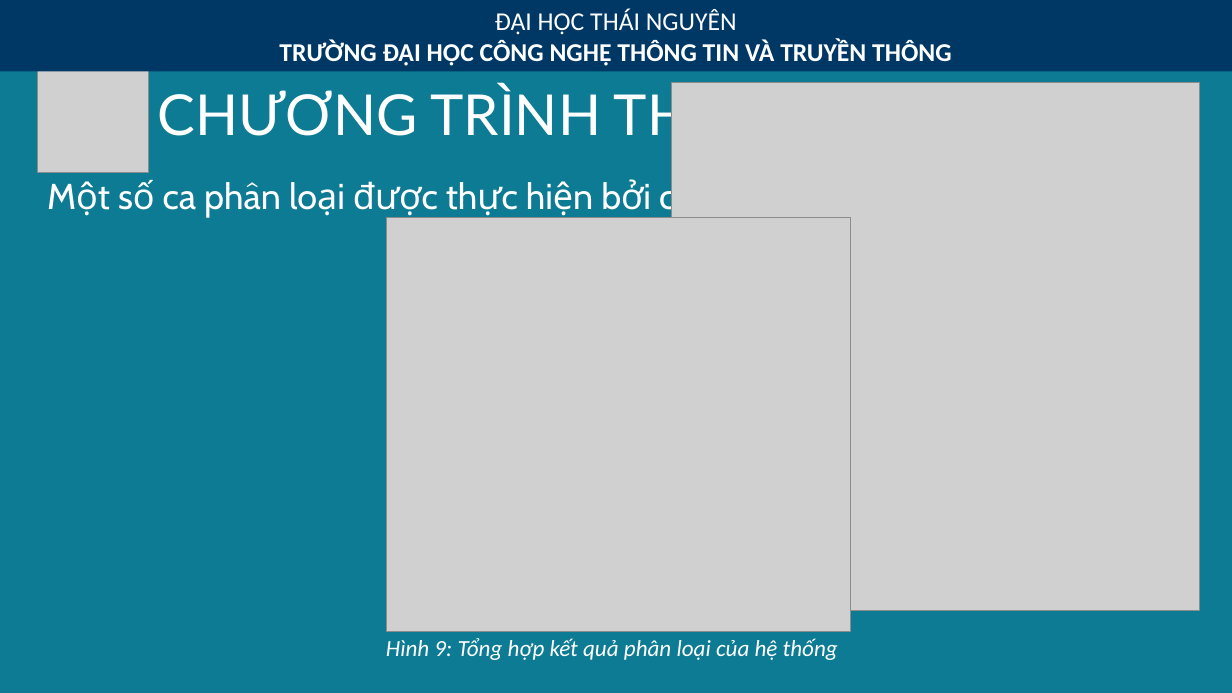
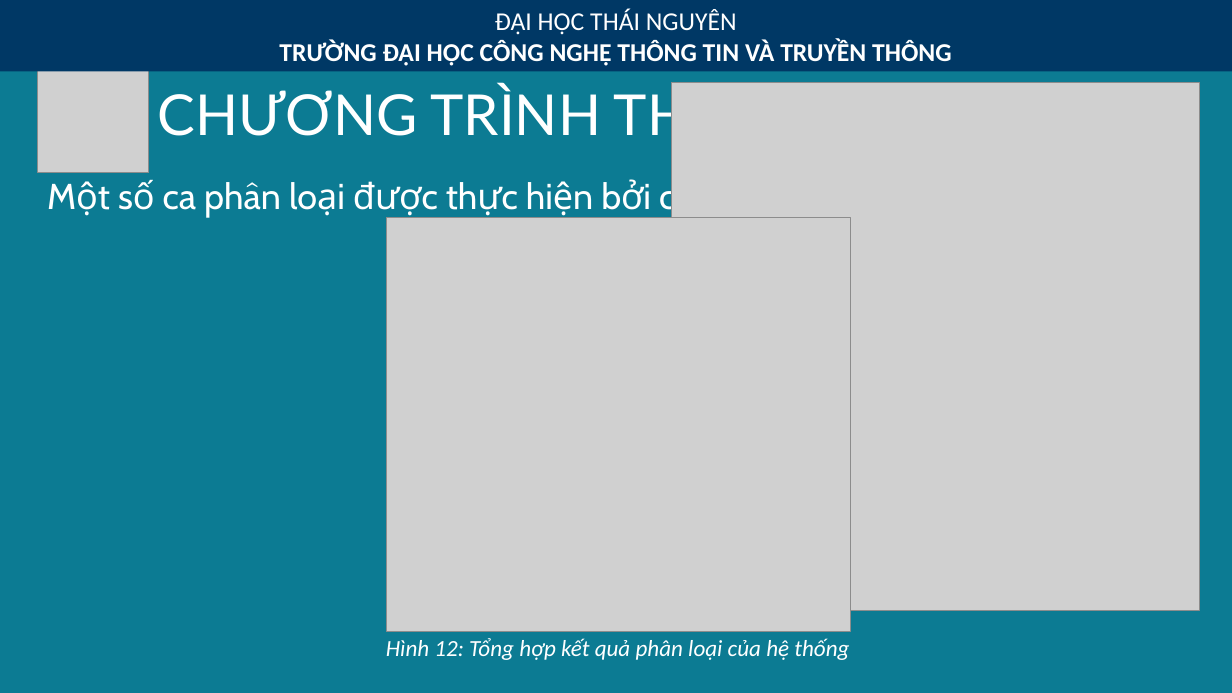
Before and after one commit to klaa/luan_van, a slide deck: slide 18 of Slide_baove.pptx (slide 15 before the commit). Drawn at 1232x693 pixels with LibreOffice and Linux fonts; fonts in the diff are those of the drawing; grey boxes stand for pictures. Boxes give left, top, right and bottom in pixels: in the first picture for what was removed or moved away, otherwise in the second. Text is boxed around its words. In the diff, an @@ line names an element or a change of style, - is before the commit and + after.

```diff
--- a/Slide_baove.pptx
+++ b/Slide_baove.pptx
@@ text at [386,638,849,660]: text changed @@
-Hình 9: Tổng hợp kết quả phân loại của hệ thống
+Hình 12: Tổng hợp kết quả phân loại của hệ thống
```
Also in this commit, not shown: 2 other slides changed, 3 slides added, 32 other files.
